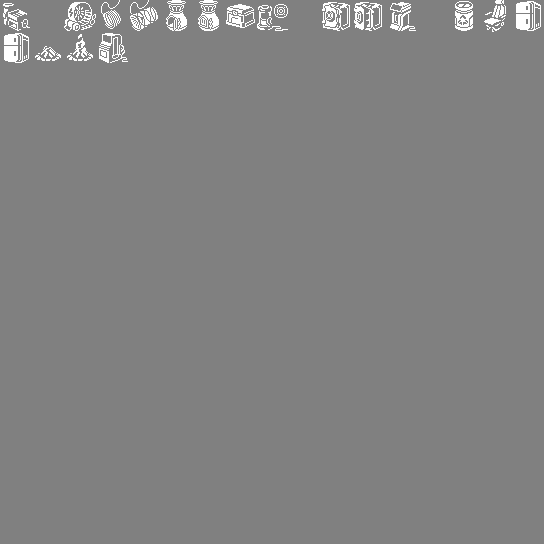
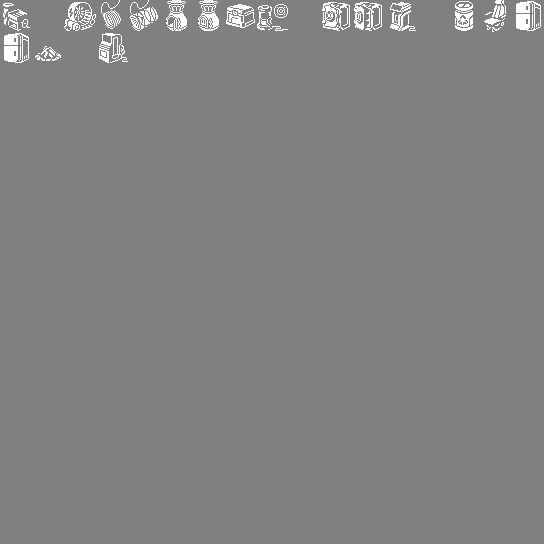
Layer changes from the first w=544, h=544 image to the second:
hid "19" over [67, 34, 93, 61]
